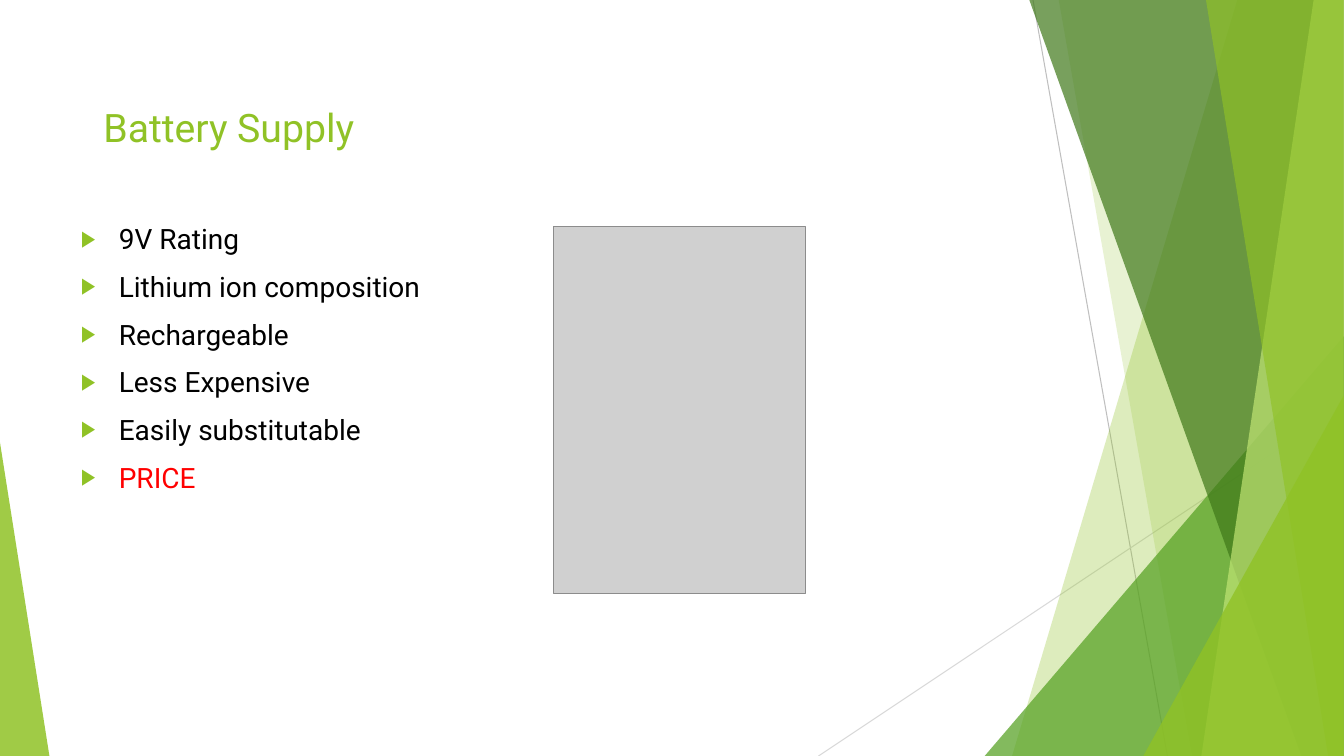
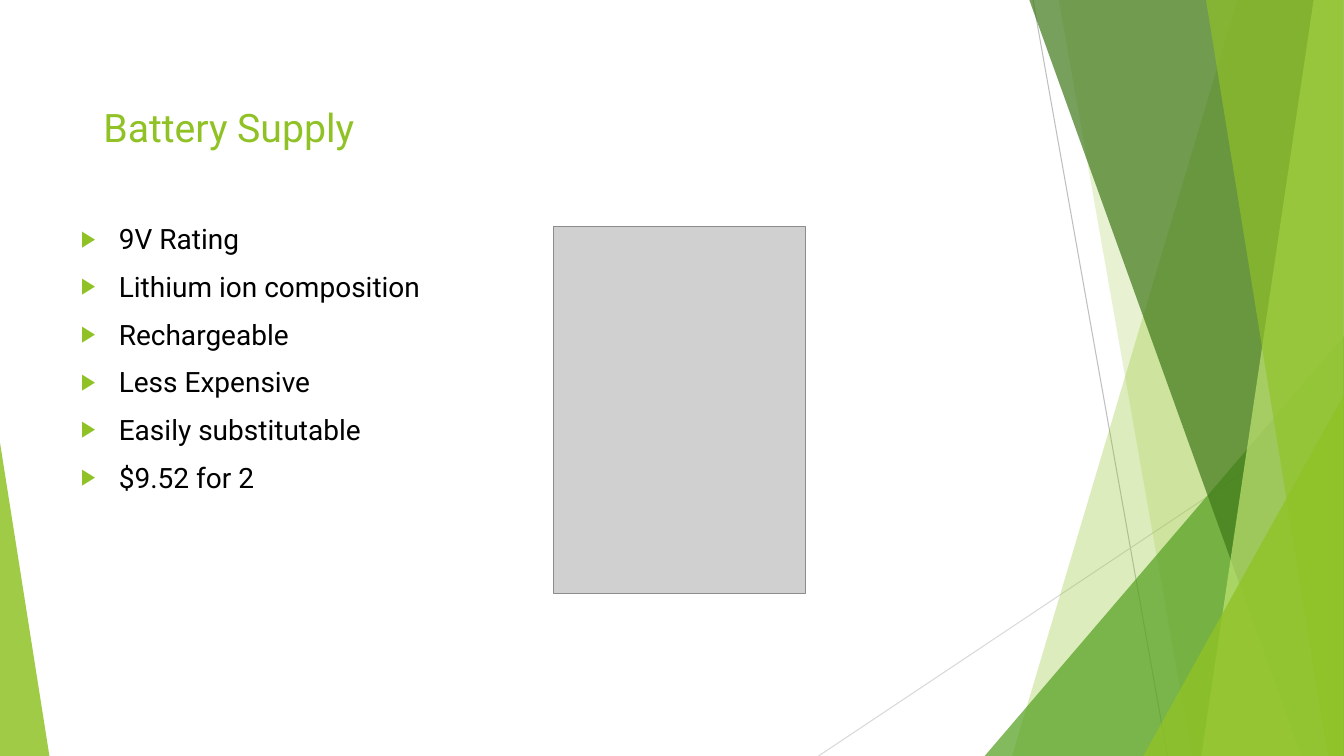
Before and after one commit to annavaykean/seniordesign_protoype, a slide deck: slide 8 of FinalPresentation.pptx. Drawn at 1344x756 pixels with LibreOffice and Linux fonts; fonts in the diff are those of the drawing; grey boxes stand for pictures. Boxes give left, top, right and bottom in pixels: in the first picture for what was removed or moved away, otherwise in the second. Text is boxed around its words. In the diff, an @@ line names an element or a change of style, - is before the commit and + after.

```diff
--- a/FinalPresentation.pptx
+++ b/FinalPresentation.pptx
@@ text at (x1=119, y1=465, x2=254, y2=491): text changed; text colour #FF0000 to #000000 @@
-▶ PRICE
+▶ $9.52 for 2
```
Also in this commit, not shown: 1 other file.
